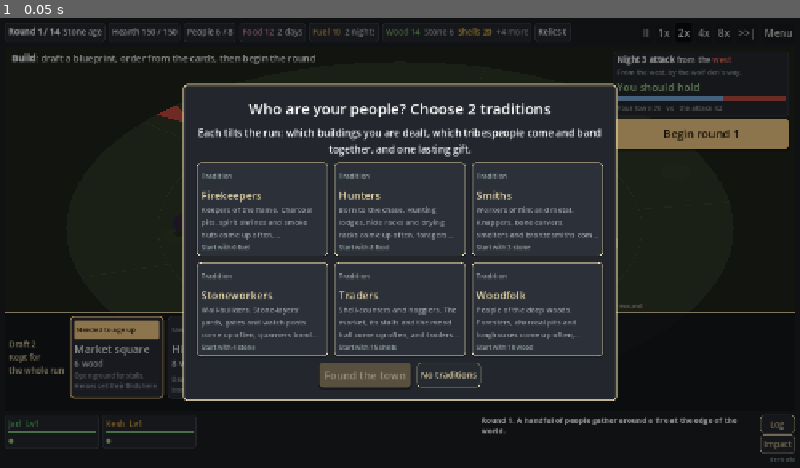
Above: before the commit, frame 1.
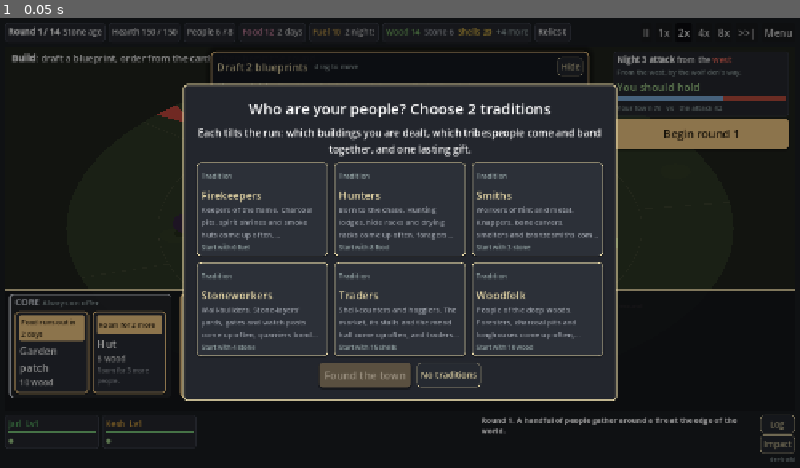
Above: after the commit, the same moment.

Repository: carltonbonks/YourEarthKeepsTurning-CityBuilder
Game: Godot game, scene res://game/main.tscn
Two runs of this game, one before a commit and one after it. Both use one fixed random seed, a clock stepped at 60 frames per second and the inputs below.
Inputs:
- Up to frame 1 (0.05 s): no input

The runs differ from the first frame. In frame 1, 2.8% of the frame differs, in the area x 0-100%, y 7-85%.

Commit message:
Blueprint draft in its own draggable window; build hand split into labelled sections
The draft offers and reroll move out of the bottom hand into a window over the map
that can be dragged by its title or folded away with Hide, so the town can be
inspected before picking. The hand is split into coloured, labelled sections:
Core, Your blueprints, Upgrades (ageing up, tool sets) and Trading (caravan).

Co-Authored-By: Claude Opus 5.5 (1M context) <noreply@anthropic.com>
Claude-Session: https://claude.ai/code/session_01Ctc2q8G1WdFSRy4uGBFg3a

Diff:
--- a/game/build_hand_view.gd
+++ b/game/build_hand_view.gd
@@ -1,11 +1,13 @@
 class_name BuildHandView
 extends PanelContainer
-## The round's building cards (run.hand) as a heads-up hand along the bottom of the map, like the
-## dawn pick: basics (homes and food, always on offer), the town's blueprints and drafted rows, the ageing-up
-## card, tool sets and the caravan in later ages, then, while a draft is left, the blueprint offers
-## (each says what it adds to the dawn picks) and the reroll. A card the town needs says why on a gold strip at
-## the top ("Food runs out in 2 days"); a card the town can't take says why on a red strip at the
-## bottom ("Need 3 more wood"). Costs show red where the town is short. Shown only while building.
+## The round's building cards (run.hand) as a heads-up hand along the bottom of the map, split into
+## sections with plain dividers so it's clear where each card comes from: Core (homes and food, always
+## on offer), Your blueprints (buildings and rows drafted this run), Upgrades (the ageing-up card and
+## tool sets, once there are any) and Trading (the caravan's goods, once it comes). While a draft is
+## left, the blueprint offers (each says what it adds to the dawn picks) and the reroll sit apart in
+## the DraftPopup window over the map. A card the town needs says why on a gold strip at the top
+## ("Food runs out in 2 days"); a card the town can't take says why on a red strip at the bottom
+## ("Need 3 more wood"). Costs show red where the town is short. Shown only while building.
 ## Every choice goes through run.hand; `changed` asks the screen to refresh. Hovering a building
 ## card sends `previewing` with its type (and "" on leaving), so the map can blink the plot it would take.
 
@@ -19,9 +21,18 @@
 const ROW_BORDER := Color("#9ec27a")
 ## Height of the buyout button under each caravan card; the card shrinks to make room.
 const BUYOUT_HEIGHT := 28.0
+## Each section's colour: its heading, its edge and a faint tint behind its cards.
+const CORE_COLOR := Color("#c8ccd4")
+const BLUEPRINT_COLOR := Color("#ffd28a")
+const UPGRADE_COLOR := Color("#8fb8e8")
+const TRADE_COLOR := Color("#c0a060")
 
 var run: RunState
+## The window the blueprint offers go in; main.gd places it over the map.
+var draft: DraftPopup
 var _row: HBoxContainer
+## The round whose draft was last shown, so a hidden draft stays hidden until the next round's.
+var _draft_round := -1
 
 
 func _init() -> void:
@@ -33,10 +44,10 @@
 	add_theme_stylebox_override("panel", style)
 	var scroll := ScrollContainer.new()
 	scroll.vertical_scroll_mode = ScrollContainer.SCROLL_MODE_DISABLED
-	scroll.custom_minimum_size.y = CARD_SIZE.y + 14
+	scroll.custom_minimum_size.y = CARD_SIZE.y + 50
 	add_child(scroll)
 	_row = HBoxContainer.new()
-	_row.add_theme_constant_override("separation", 6)
+	_row.add_theme_constant_override("separation", 14)
 	scroll.add_child(_row)
 
 
@@ -45,39 +56,101 @@
 	for child in _row.get_children():
 		child.queue_free()
 	_draft_cards()
+	var core := _section("Core", "Always on offer", CORE_COLOR)
 	for type: String in run.hand.basics():
-		_row.add_child(_card(type, run.hand.need(type), "basic"))
-	_row.add_child(VSeparator.new())
+		core.add_child(_card(type, run.hand.need(type), "basic"))
+	var mine := _section("Your blueprints", "Drafted this run", BLUEPRINT_COLOR)
 	for type: String in run.hand.blueprints:
 		if run.world.count_buildings(type, false) < run.building_max(type):
-			_row.add_child(_card(type, run.hand.need(type), "blueprint"))
+			mine.add_child(_card(type, run.hand.need(type), "blueprint"))
 	for id: String in run.hand.row_blueprints:
-		_row.add_child(_row_card(id, run.hand.row_need(id), false))
+		mine.add_child(_row_card(id, run.hand.row_need(id), false))
+	if mine.get_child_count() == 0:
+		var empty := UiKit.note(mine, "None yet.\nDraft one from\nthe offers above.", 12)
+		empty.custom_minimum_size.x = 120
+		empty.vertical_alignment = VERTICAL_ALIGNMENT_CENTER
+		empty.size_flags_vertical = Control.SIZE_EXPAND_FILL
+	var upgrades := _section("Upgrades", "Ageing up and tool sets", UPGRADE_COLOR)
 	if not run.hand.milestone.is_empty():
-		_row.add_child(_card(run.hand.milestone["building"], "", "age"))
-	_age_cards()
-
-
-## The draft comes first, so the run's weightiest build choice is never scrolled out of sight.
+		upgrades.add_child(_card(run.hand.milestone["building"], "", "age"))
+	_tool_cards(upgrades)
+	_drop_if_empty(upgrades)
+	var trading := _section("Trading", "The caravan's goods", TRADE_COLOR)
+	_caravan_cards(trading)
+	_drop_if_empty(trading)
+
+
+## A labelled block of cards with a coloured edge and tint, so where one kind of card ends and the
+## next begins is plain at a glance. Returns the row to put its cards in.
+func _section(title: String, hint: String, color: Color) -> HBoxContainer:
+	var panel := PanelContainer.new()
+	var style := StyleBoxFlat.new()
+	style.bg_color = Color(color, 0.08)
+	style.border_color = color
+	style.border_width_left = 4
+	style.border_width_top = 2
+	style.set_corner_radius_all(6)
+	style.content_margin_left = 10
+	style.content_margin_right = 8
+	style.content_margin_top = 4
+	style.content_margin_bottom = 6
+	panel.add_theme_stylebox_override("panel", style)
+	_row.add_child(panel)
+	var box := VBoxContainer.new()
+	box.add_theme_constant_override("separation", 4)
+	panel.add_child(box)
+	var head := RichTextLabel.new()
+	head.bbcode_enabled = true
+	head.fit_content = true
+	head.scroll_active = false
+	head.autowrap_mode = TextServer.AUTOWRAP_OFF
+	head.mouse_filter = Control.MOUSE_FILTER_IGNORE
+	head.add_theme_font_size_override("normal_font_size", 12)
+	head.add_theme_font_size_override("bold_font_size", 14)
+	head.text = "[b][color=#%s]%s[/color][/b]  [color=#%s]%s[/color]" % [color.to_html(false), title.to_upper(), UiKit.HINT_COLOR.to_html(false), hint]
+	box.add_child(head)
+	var cards := HBoxContainer.new()
+	cards.add_theme_constant_override("separation", 6)
+	box.add_child(cards)
+	return cards
+
+
+func _drop_if_empty(cards: HBoxContainer) -> void:
+	if cards.get_child_count() == 0:
+		var panel := cards.get_parent().get_parent()
+		_row.remove_child(panel)
+		panel.queue_free()
+
+
+## The draft goes in its own window over the map, so the run's weightiest build choice stands apart
+## from the cards the town orders from. A new round's draft opens unfolded; within a round the window
+## stays as the player left it.
 func _draft_cards() -> void:
+	if draft == null:
+		return
+	# Taken out at once, not at the end of the frame, so the window shrinks to the new offers.
+	for child in draft.cards.get_children():
+		draft.cards.remove_child(child)
+		child.queue_free()
 	if run.hand.picks <= 0 or (run.hand.cards.is_empty() and run.hand.rows.is_empty()):
+		draft.visible = false
 		return
-	var head := UiKit.note(_row, "Draft %d\nKept for\nthe whole run" % run.hand.picks if run.hand.picks > 1 \
-		else "Draft one\nKept for\nthe whole run", 13)
-	head.custom_minimum_size.x = 92
-	head.add_theme_color_override("font_color", UiKit.HEADING_COLOR)
+	draft.set_title("Draft %d blueprints" % run.hand.picks if run.hand.picks > 1 else "Draft a blueprint")
 	for card: Dictionary in run.hand.cards:
-		_row.add_child(_card(card["building"], card["need"], "draft"))
+		draft.cards.add_child(_card(card["building"], card["need"], "draft"))
 	for card: Dictionary in run.hand.rows:
-		_row.add_child(_row_card(card["row"], card["need"], true))
+		draft.cards.add_child(_row_card(card["row"], card["need"], true))
 	var redraw := UiKit.secondary(Button.new(), 13)
 	redraw.text = "Reroll\n%d shells" % run.hand.redraw_cost() if run.hand.redraws == 0 else "Rerolled\nthis round"
 	redraw.custom_minimum_size = Vector2(86, CARD_SIZE.y)
 	redraw.disabled = not run.hand.can_redraw()
 	redraw.tooltip_text = "Once a round: swap these offers for a fresh draw."
 	redraw.pressed.connect(_act.bind(run.hand.redraw))
-	_row.add_child(redraw)
-	_row.add_child(VSeparator.new())
+	draft.cards.add_child(redraw)
+	if _draft_round != run.round_number:
+		_draft_round = run.round_number
+		draft.set_collapsed(false)
+	draft.open()
 
 
 ## What a building adds to the dawn picks once it stands ("" if nothing): heroes it lodges or draws,
@@ -195,9 +268,9 @@
 	return btn
 
 
-## Later-age cards beside the buildings: tool sets (a lasting upgrade for one townsfolk group, once
-## each) and whatever the southern caravan has left. They cost goods and shells, like any card.
-func _age_cards() -> void:
+## Tool sets, from the bronze age: a lasting upgrade for one townsfolk group, once each. They cost
+## goods and shells, like any card.
+func _tool_cards(parent: HBoxContainer) -> void:
 	var content := run.content
 	if not content.age_reached(run.age, "bronze"):
 		return
@@ -213,7 +286,14 @@
 		btn.disabled = not run.can_buy_tools(id)
 		UiKit.fade_if_disabled(btn, UiKit.shortfall(run.stock, def["cost"]))
 		btn.pressed.connect(_act.bind(run.buy_tools.bind(id)))
-		_row.add_child(btn)
+		parent.add_child(btn)
+
+
+## Whatever the southern caravan has left this round, from the bronze age.
+func _caravan_cards(parent: HBoxContainer) -> void:
+	var content := run.content
+	if not content.age_reached(run.age, "bronze"):
+		return
 	var trader: Dictionary = content.ages["trader"]
 	for good: String in run.trader_stock:
 		if int(run.trader_stock[good]) <= 0:
@@ -236,7 +316,7 @@
 		all.tooltip_text = "Buy as many %s as your shells pay for, up to all the caravan has left." % good
 		all.pressed.connect(_act.bind(run.buyout.bind(good)))
 		col.add_child(all)
-		_row.add_child(col)
+		parent.add_child(col)
 
 
 ## Why a building can't be ordered yet, beyond its cost ("" if nothing).
--- /dev/null
+++ b/game/draft_popup.gd
@@ -0,0 +1,108 @@
+class_name DraftPopup
+extends PanelContainer
+## The round's blueprint draft as a small window over the map, so the run's weightiest build choice
+## sits apart from the cards the town orders from. Drag it by its title bar to see the town under it,
+## or hide it down to the title bar and show it again. It remembers where it was put for the rest of
+## the run. BuildHandView fills `cards` and decides when it shows; this file is only the window.
+
+const BORDER := Color("#ffd28a")
+
+## The row the offers and the reroll go in.
+var cards: HBoxContainer
+var _title: Label
+var _toggle: Button
+var _body: Control
+var _placed := false
+var _dragging := false
+
+
+func _init() -> void:
+	var style := StyleBoxFlat.new()
+	style.bg_color = Color(0.09, 0.10, 0.13, 0.96)
+	style.border_color = BORDER
+	style.set_border_width_all(2)
+	style.set_corner_radius_all(8)
+	style.shadow_color = Color(0, 0, 0, 0.5)
+	style.shadow_size = 10
+	style.set_content_margin_all(10)
+	add_theme_stylebox_override("panel", style)
+	var box := VBoxContainer.new()
+	box.add_theme_constant_override("separation", 8)
+	add_child(box)
+	# The title bar is the handle: dragging it moves the window.
+	var bar := HBoxContainer.new()
+	bar.mouse_default_cursor_shape = Control.CURSOR_MOVE
+	bar.mouse_filter = Control.MOUSE_FILTER_STOP
+	bar.gui_input.connect(_on_bar_input)
+	box.add_child(bar)
+	bar.add_theme_constant_override("separation", 10)
+	_title = UiKit.note(bar, "", 17, UiKit.HEADING_COLOR)
+	_title.autowrap_mode = TextServer.AUTOWRAP_OFF
+	_title.mouse_filter = Control.MOUSE_FILTER_IGNORE
+	var drag := UiKit.note(bar, "drag to move", 11)
+	drag.autowrap_mode = TextServer.AUTOWRAP_OFF
+	drag.size_flags_horizontal = Control.SIZE_EXPAND_FILL
+	drag.vertical_alignment = VERTICAL_ALIGNMENT_CENTER
+	drag.mouse_filter = Control.MOUSE_FILTER_IGNORE
+	_toggle = UiKit.secondary(Button.new(), 13)
+	_toggle.focus_mode = Control.FOCUS_NONE
+	_toggle.pressed.connect(func() -> void: set_collapsed(_body.visible))
+	bar.add_child(_toggle)
+	_body = VBoxContainer.new()
+	_body.add_theme_constant_override("separation", 6)
+	box.add_child(_body)
+	UiKit.note(_body, "Pick one: it joins Your blueprints below and stays on offer for the whole run.", 12).autowrap_mode = TextServer.AUTOWRAP_OFF
+	cards = HBoxContainer.new()
+	cards.add_theme_constant_override("separation", 8)
+	_body.add_child(cards)
+	set_collapsed(false)
+
+
+func set_title(text: String) -> void:
+	_title.text = text
+
+
+## Folded down to its title bar (true) or open.
+func set_collapsed(folded: bool) -> void:
+	_body.visible = not folded
+	_toggle.text = "Show offers" if folded else "Hide"
+	_toggle.tooltip_text = "Show the draft again." if folded else "Fold the draft away to look at the town. It waits until you pick."
+	_fit.call_deferred()
+
+
+func is_collapsed() -> bool:
+	return not _body.visible
+
+
+## Shows the window; the first time, at the top middle of the map (the town stays in view below it),
+## after that where it was left.
+func open() -> void:
+	visible = true
+	# Old cards are freed at the end of the frame, so the size settles a frame later.
+	_fit.call_deferred()
+
+
+func _fit() -> void:
+	reset_size()
+	var area := get_parent_area_size()
+	if not _placed and area.x > 0.0:
+		_placed = true
+		position = Vector2((area.x - size.x) * 0.5, 8.0)
+	_keep_inside()
+
+
+func _on_bar_input(event: InputEvent) -> void:
+	if event is InputEventMouseButton and event.button_index == MOUSE_BUTTON_LEFT:
+		_dragging = event.pressed
+		accept_event()
+	elif event is InputEventMouseMotion and _dragging:
+		position += event.relative
+		_keep_inside()
+		accept_event()
+
+
+## Never lets the window leave the map, so it can't be lost off screen.
+func _keep_inside() -> void:
+	var area := get_parent_area_size()
+	position.x = clampf(position.x, 0.0, maxf(0.0, area.x - size.x))
+	position.y = clampf(position.y, 0.0, maxf(0.0, area.y - size.y))
--- a/game/main.gd
+++ b/game/main.gd
@@ -6,7 +6,7 @@
 ##
 ## This file runs the flow (new run, ticking the sim, pausing for decisions, pause and speed, the Esc
 ## menu) and lays out the screen. The parts live in their own files: TopBar, BuildHandView (the
-## building cards), ThreatCard (the attack and Begin round), Alerts, HeroStrip, StoryLog, Overlays
+## building cards, with the blueprint draft in a DraftPopup), ThreatCard (the attack and Begin round), Alerts, HeroStrip, StoryLog, Overlays
 ## (picks, relics, end screen, menu, Run history, dev tuning) and ArenaView (the map).
 
 ## How often the live panels are rebuilt while the sim runs (the map redraws every frame).
@@ -27,6 +27,7 @@
 
 var _top: TopBar
 var _hand_view: BuildHandView
+var _draft: DraftPopup
 var _threat: ThreatCard
 var _alerts: Alerts
 var _arena: ArenaView
@@ -176,6 +177,7 @@
 
 func _refresh() -> void:
 	_hand_view.visible = run.phase == RunState.Phase.BUILD
+	_draft.visible = false
 	if _hand_view.visible:
 		_hand_view.refresh()
 	else:
@@ -278,6 +280,11 @@
 	_hand_view.changed.connect(_refresh)
 	_hand_view.previewing.connect(_preview_building)
 	map_box.add_child(_hand_view)
+	# The blueprint draft floats over the map in its own window, above the hand.
+	_draft = DraftPopup.new()
+	_draft.visible = false
+	map_box.add_child(_draft)
+	_hand_view.draft = _draft
 
 	# Underneath: the heroes as portraits, and the story's last lines.
 	var bottom := HBoxContainer.new()
--- a/tests/test_screen.gd
+++ b/tests/test_screen.gd
@@ -92,6 +92,48 @@
 	screen.free()
 
 
+func test_the_draft_opens_in_its_own_window_and_the_hand_has_sections() -> void:
+	var screen: Control = load("res://game/main.tscn").instantiate()
+	screen.call("_ready")
+	screen.call("_new_run", 4821)
+	var run: RunState = screen.get("run")
+	var bot := AutoPlayer.new()
+	while run.phase != RunState.Phase.BUILD or run.hand.picks <= 0 or run.hand.cards.is_empty():
+		match run.phase:
+			RunState.Phase.BUILD:
+				bot.build(run)
+				run.begin_round()
+			RunState.Phase.PICK:
+				run.choose_pick(bot.pick(run))
+			RunState.Phase.SIM:
+				run.run_until_pause()
+			RunState.Phase.RELIC:
+				run.choose_relic(run.relic_offer[0] if not run.relic_offer.is_empty() else "")
+	screen.call("_refresh")
+	var draft: DraftPopup = screen.get("_draft")
+	var hand: BuildHandView = screen.get("_hand_view")
+	check(draft.visible and not draft.is_collapsed(), "the round's draft opens in its window")
+	var offer: String = run.content.buildings[run.hand.cards[0]["building"]]["name"]
+	var in_draft := draft.find_children("*", "Label", true, false).map(func(l: Label) -> String: return l.text)
+	var in_hand := hand.find_children("*", "Label", true, false).map(func(l: Label) -> String: return l.text)
+	check(in_draft.has(offer), "the offers are in the window")
+	check(not in_hand.has(offer) or run.hand.blueprints.has(run.hand.cards[0]["building"]), "the offers are not in the hand")
+	var heads := " ".join(PackedStringArray(hand.find_children("*", "RichTextLabel", true, false).map(func(l: RichTextLabel) -> String: return l.text)))
+	check("CORE" in heads and "YOUR BLUEPRINTS" in heads, "the hand is split into labelled sections")
+	draft.set_collapsed(true)
+	screen.call("_refresh")
+	check(draft.is_collapsed(), "a hidden draft stays hidden while the player orders")
+	run.hand.draft(run.hand.cards[0]["building"])
+	screen.call("_refresh")
+	if run.hand.picks <= 0:
+		check(not draft.visible, "the window goes once the draft is taken")
+	run.begin_round()
+	screen.call("_refresh")
+	check(not draft.visible, "the window is gone outside the build phase")
+	run.dispose()
+	screen.free()
+
+
 func test_night_closes_in_on_the_town_and_keeps_the_speed() -> void:
 	var screen: Control = load("res://game/main.tscn").instantiate()
 	screen.call("_ready")
Not shown, added: game/draft_popup.gd.uid
Not shown, changed: docs/DEVELOPMENT.md
